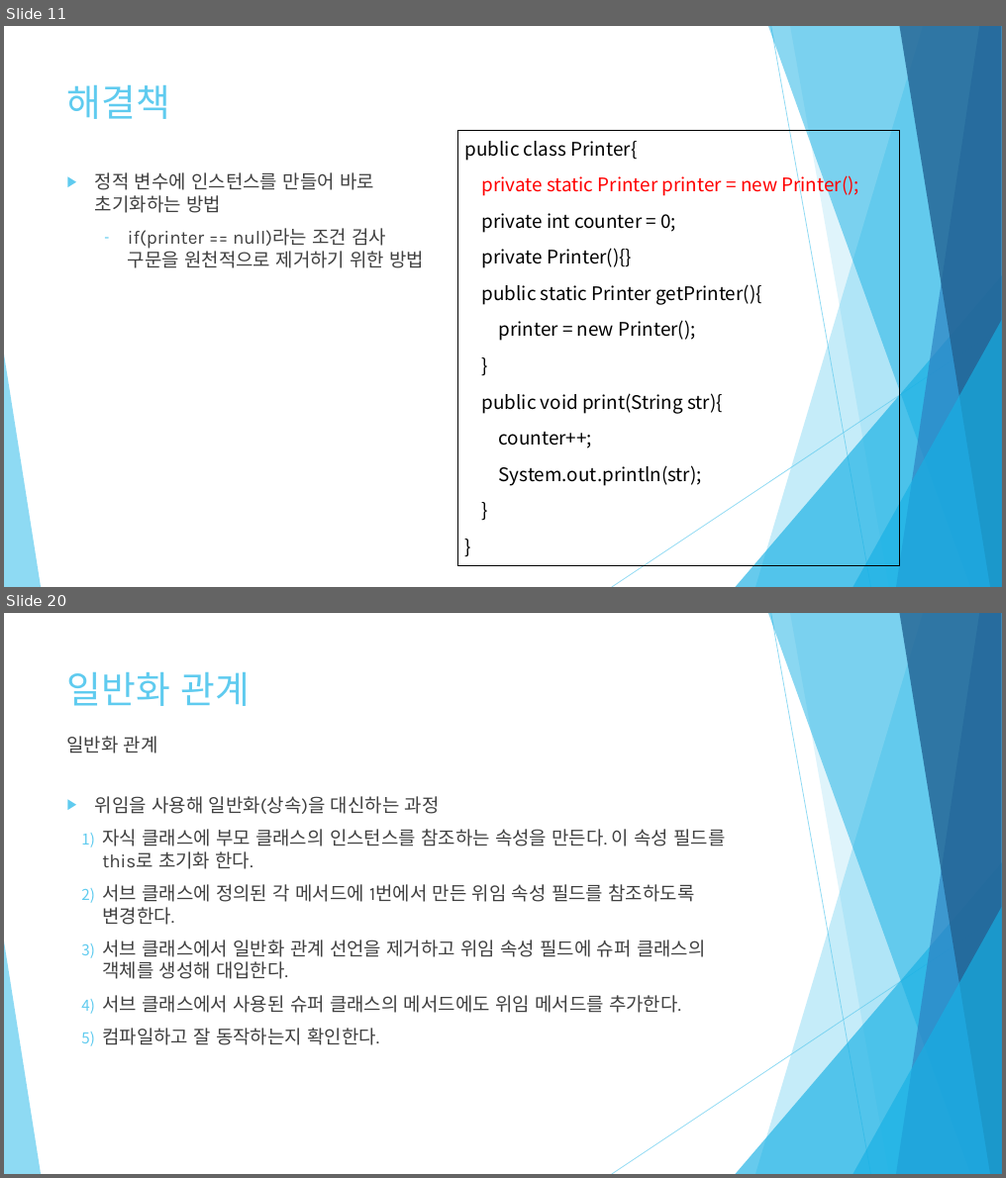
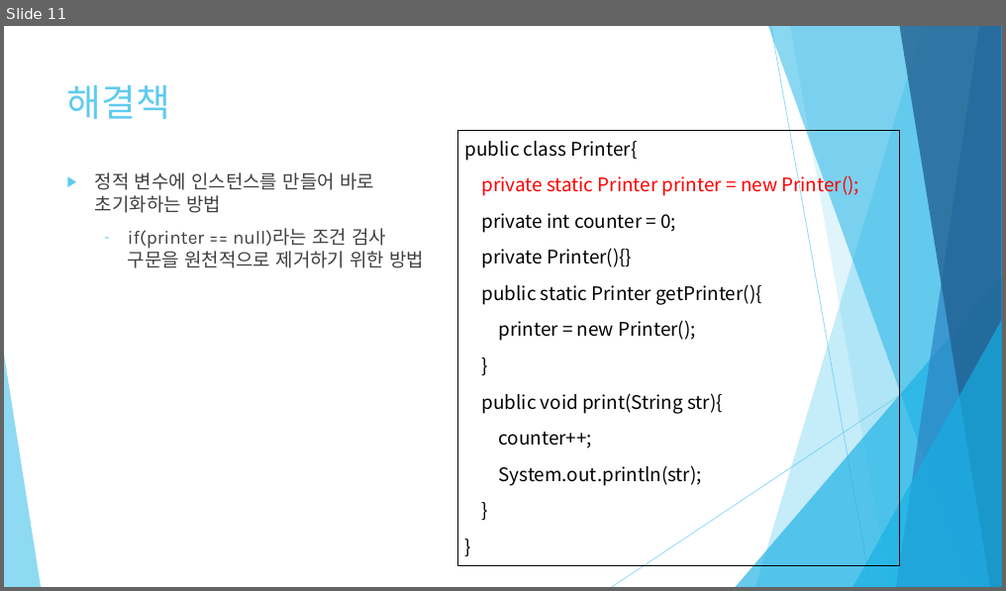
Before and after one commit to y3s-study/design-pattern, a slide deck: Chap6/JAVA 객체 지향 디자인 패턴 6장.pptx. Shown one above the other, each under a label of ours: slides 11 and 20 before the commit, slide 11 after it; the slides between them are not shown. The pictures are 1006x1178 and 1006x591 pixels, drawn with LibreOffice and Linux fonts; fonts in the diff are those of the drawing. Boxes give left, top, right and bottom in pixels: in the first picture for what was removed or moved away, otherwise in the second. Text is boxed around its words. In the diff, an @@ line names an element or a change of style, - is before the commit and + after.

```diff
--- a/Chap6/JAVA 객체 지향 디자인 패턴 6장.pptx
+++ b/Chap6/JAVA 객체 지향 디자인 패턴 6장.pptx
@@ slide 20 removed at box(4, 613, 1002, 1174), background #FFFFFF; not listed: 10 template elements that a slide beside it also shows @@
@@ title removed at box(67, 672, 250, 706) @@
-일반화 관계
@@ text removed at box(67, 736, 158, 754) @@
-일반화 관계
@@ text removed at box(95, 796, 725, 1046) @@
-▶ 위임을 사용해 일반화(상속)을 대신하는 과정
-1) 자식 클래스에 부모 클래스의 인스턴스를 참조하는 속성을 만든다. 이 속성 필드를 this로 초기화 한다.
-2) 서브 클래스에 정의된 각 메서드에 1번에서 만든 위임 속성 필드를 참조하도록 변경한다.
-3) 서브 클래스에서 일반화 관계 선언을 제거하고 위임 속성 필드에 슈퍼 클래스의 객체를 생성해 대입한다.
-4) 서브 클래스에서 사용된 슈퍼 클래스의 메서드에도 위임 메서드를 추가한다.
-5) 컴파일하고 잘 동작하는지 확인한다.
```
Also in this commit, not shown: 2 slides changed, 5 slides added, 16 other slides removed.
